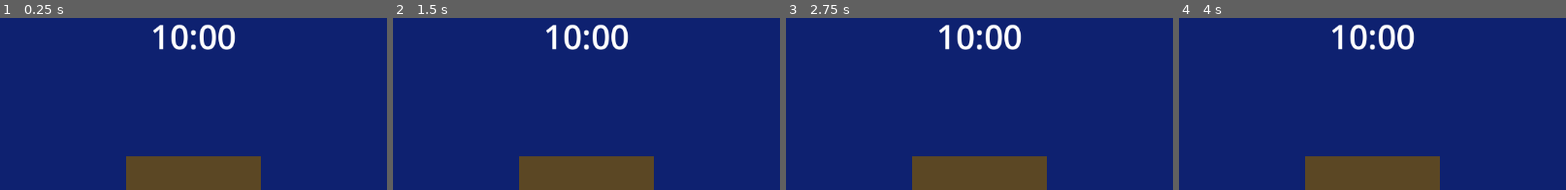
Above: before the commit, frames 1-4 (left to right).
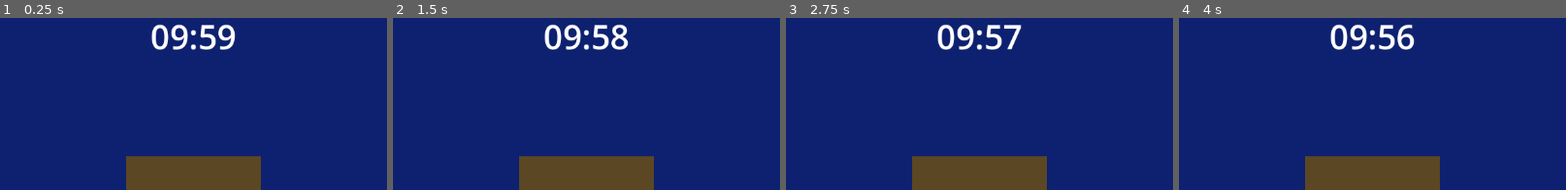
Above: after the commit, the same moments.

Repository: LucyCiara/Surveillance
Game: Godot game, scene res://Scenes/Main.tscn
Two runs of this game, one before a commit and one after it. Both use one fixed random seed, a clock stepped at 60 frames per second and the inputs below. Before the commit the project starts from res://Scenes/File.tscn.
Inputs:
- Up to frame 1 (0.25 s): no input
- Up to frame 2 (1.5 s): tap Enter at 0.5 s
- Up to frame 3 (2.75 s): tap Space at 2 s
- Up to frame 4 (4 s): tap Enter at 2.75 s; tap Space at 3.5 s
The pictures show only the part of the screen within x 25-75%, y 0-50%; the shares and areas given below are measured in that part.

The runs differ from the first frame. In frame 1, 1.2% of the frame differs, in the area x 39-61%, y 3-19%; in frame 2, 1.3%; in frame 3, 1.4%; in frame 4, 1.2%.

Commit message:
Made the timer countdown
I created a Timer node and a script that displays the countdown with the TimerLabel

Diff:
--- a/Scenes/File.tscn
+++ b/Scenes/Main.tscn
@@ -1,10 +1,17 @@
-[gd_scene load_steps=3 format=3 uid="uid://v4me2ih06x3a"]
+[gd_scene load_steps=5 format=3 uid="uid://v4me2ih06x3a"]
+
+[ext_resource type="Script" uid="uid://db2b6b070xohx" path="res://Scripts/main.gd" id="1_r150o"]
 
 [sub_resource type="CanvasTexture" id="CanvasTexture_8dgms"]
 
 [sub_resource type="CanvasTexture" id="CanvasTexture_fou5q"]
 
+[sub_resource type="GDScript" id="GDScript_r150o"]
+script/source = "extends Sprite2D
+"
+
 [node name="Node2D" type="Node2D"]
+script = ExtResource("1_r150o")
 
 [node name="ColorRect" type="ColorRect" parent="."]
 offset_right = 1152.0
@@ -28,6 +35,7 @@
 position = Vector2(576, 324)
 scale = Vector2(200, 200)
 texture = SubResource("CanvasTexture_fou5q")
+script = SubResource("GDScript_r150o")
 
 [node name="MarginContainer" type="MarginContainer" parent="."]
 offset_right = 1152.0
@@ -75,3 +83,8 @@
 theme_override_font_sizes/font_size = 30
 text = "0"
 horizontal_alignment = 2
+
+[node name="Timer" type="Timer" parent="."]
+process_callback = 0
+wait_time = 600.0
+one_shot = true
--- /dev/null
+++ b/Scripts/main.gd
@@ -0,0 +1,17 @@
+extends Node2D
+
+func timerLabelUpdate(time):
+	var minutes = str(int(time/60))
+	var seconds = str(int(fmod(time, 60)))
+	if minutes.length() == 1:
+		minutes = "0" + minutes
+	if seconds.length() == 1:
+		seconds = "0" + seconds
+	$MarginContainer/HBoxContainer/TimerPanel/TimerLabel.text = "%s:%s" % [minutes, seconds]
+
+func _ready():
+	$Timer.start()
+
+func _process(_delta):
+	var time = $Timer.time_left
+	timerLabelUpdate(time)
--- a/project.godot
+++ b/project.godot
@@ -11,7 +11,7 @@
 [application]
 
 config/name="Nytt Spill-Prosjekt"
-run/main_scene="res://Scenes/File.tscn"
+run/main_scene="res://Scenes/Main.tscn"
 config/features=PackedStringArray("4.4", "GL Compatibility")
 config/icon="res://icon.svg"
 
Not shown, added: Scripts/main.gd.uid
